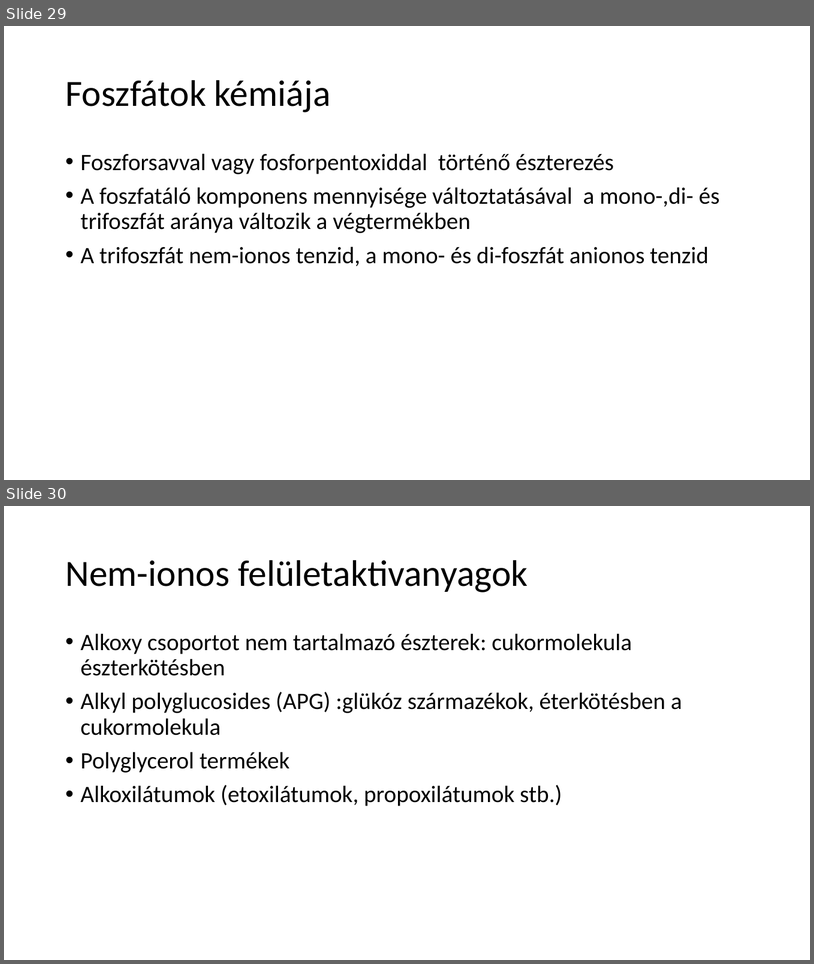
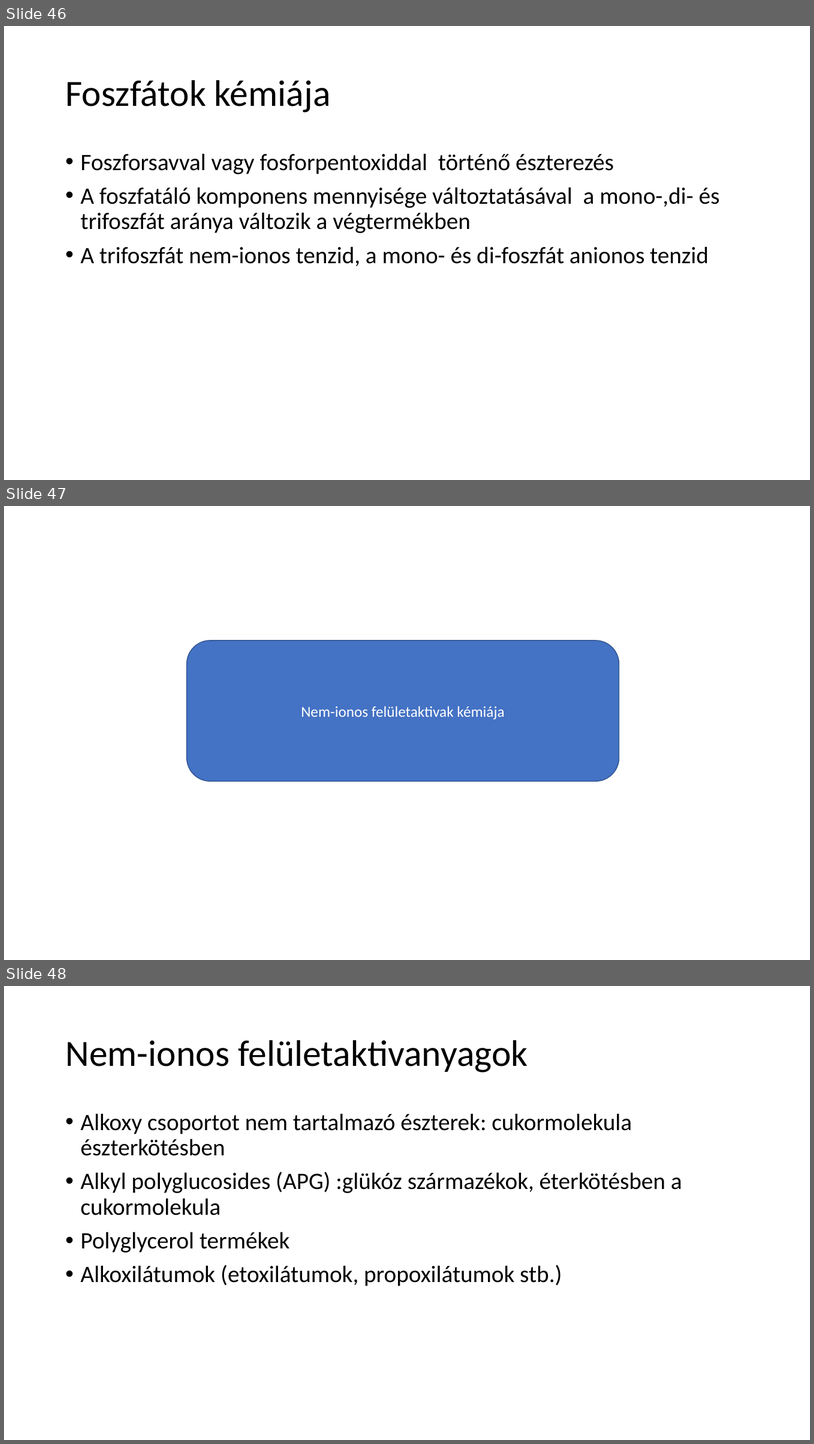
Before and after one commit to LilianaBohus/chemistry-presenations, a slide deck: formulations-and-surfactants.pptx. Shown one above the other, each under a label of ours: slides 29 and 30 before the commit, slides 46, 47 and 48 after it. The pictures are 814x964 and 814x1444 pixels, drawn with LibreOffice and Linux fonts; fonts in the diff are those of the drawing. Boxes give left, top, right and bottom in pixels: in the first picture for what was removed or moved away, otherwise in the second. Text is boxed around its words. In the diff, an @@ line names an element or a change of style, - is before the commit and + after.

```diff
--- a/formulations-and-surfactants.pptx
+++ b/formulations-and-surfactants.pptx
@@ slide 47 added at box(4, 506, 810, 960), background #FFFFFF @@
@@ rounded rectangle added at box(186, 640, 619, 781), fill #4472C4, outline #325491 1 pt, 18 pt, text #FFFFFF @@
+Nem-ionos felületaktivak kémiája
@@ what was slide 29 is now slide 46 @@
@@ what was slide 30 is now slide 48 @@
```
Also in this commit, not shown: 4 slides changed, 7 other slides added, 5 slides removed.
